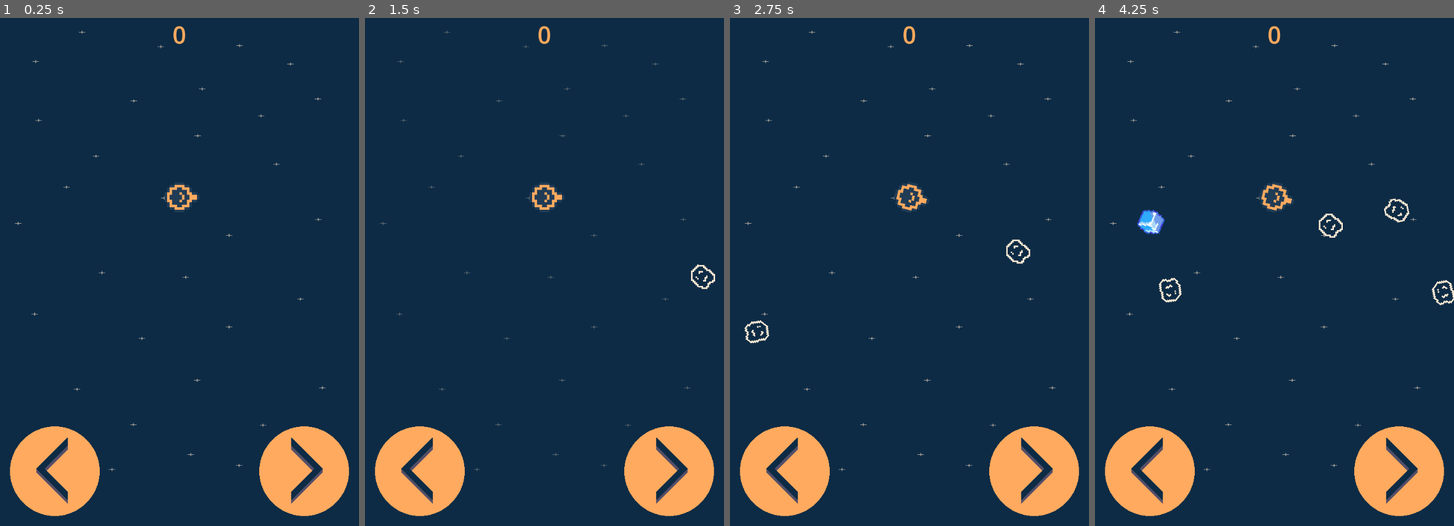
Above: before the commit, frames 1-4 (left to right).
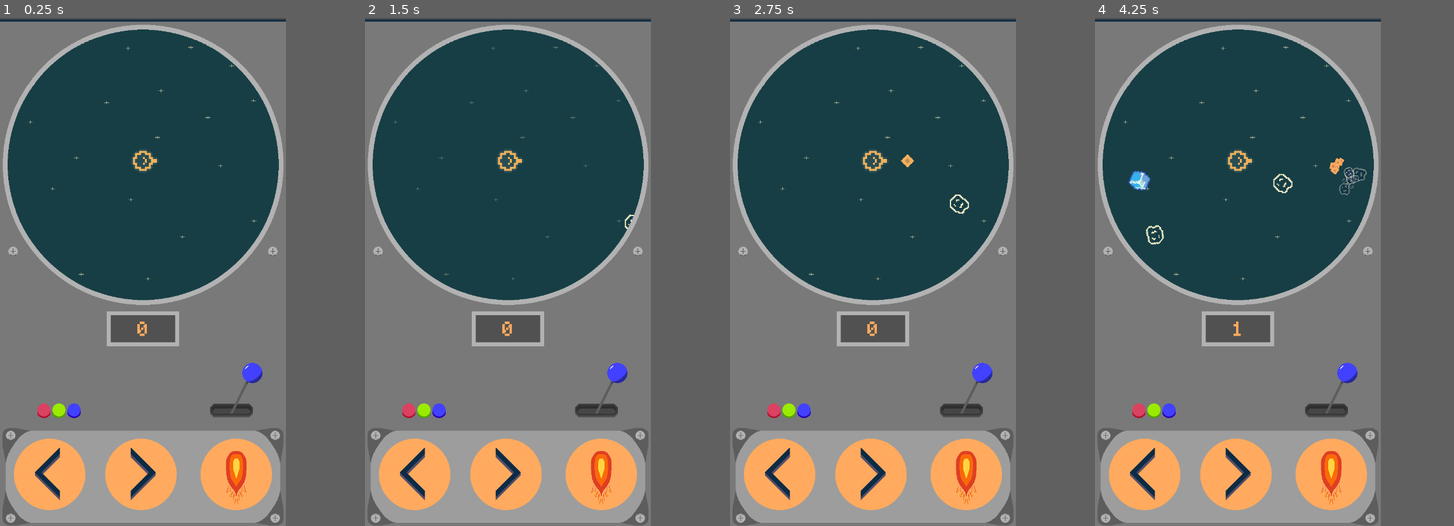
Above: after the commit, the same moments.

Repository: SickShortStick/MiniGames
Game: Godot game, scene res://Scenes/space_scene.tscn
The game is run twice, just before and just after one commit, with the same random seed, the same clock (stepped at 60 frames per second) and the same inputs.
Inputs (mouse positions are in pixels of both pictures, inside the frame that each line leads up to; where the layout moved, square brackets give the same spot in the first picture):
- Up to frame 1 (0.25 s): no input
- Up to frame 2 (1.5 s): click (426, 475) [418, 470] at 0.5 s; click (540, 475) [670, 470] at 1.25 s
- Up to frame 3 (2.75 s): click (1027, 475) at 2.02 s
- Up to frame 4 (4.25 s): click (1156, 475) [1148, 470] at 2.75 s; click (1270, 475) [1400, 470] at 3.5 s
In our replay, the window is 565x800 before the commit and 450x800 after it. These sizes can differ from the game's own. Grey fills any space a smaller window leaves; there, only what the larger window draws over its background counts as a difference.

The runs differ from the first frame. In frame 1, 49% of the frame differs, in the area x 0-98%, y 0-100%; in frame 2, 49%; in frame 3, 49%; in frame 4, 50%, in the area x 0-100%, y 0-100%.

Commit message:
changes to scripts and added sprites
changed the main look
added some debree
minecraft font

Diff:
--- /dev/null
+++ b/Scenes/bullet_debree.tscn
@@ -0,0 +1,25 @@
+[gd_scene load_steps=3 format=3 uid="uid://c8oklgg8tiidl"]
+
+[ext_resource type="Texture2D" uid="uid://bwbdlw5o74qjv" path="res://Assets/Sprites/bullet.svg" id="1_k3kkb"]
+
+[sub_resource type="Curve" id="Curve_x8gw3"]
+_data = [Vector2(0.0268456, 1), 0.0, 0.0, 0, 0, Vector2(0.734899, 0.809811), -0.73542, -0.73542, 0, 0, Vector2(1, 0), 0.0, 0.0, 0, 0]
+point_count = 3
+
+[node name="BulletDebree" type="CPUParticles2D"]
+emitting = false
+amount = 12
+texture = ExtResource("1_k3kkb")
+lifetime = 1.2
+one_shot = true
+explosiveness = 1.0
+randomness = 0.3
+direction = Vector2(0, 0)
+gravity = Vector2(0, 0)
+initial_velocity_min = 50.0
+initial_velocity_max = 100.0
+angular_velocity_max = 180.0
+damping_max = 120.0
+scale_amount_min = 0.1
+scale_amount_max = 0.7
+scale_amount_curve = SubResource("Curve_x8gw3")
--- a/Scenes/player.tscn
+++ b/Scenes/player.tscn
@@ -1,8 +1,44 @@
-[gd_scene load_steps=5 format=3 uid="uid://b0mh43o46ctdp"]
+[gd_scene load_steps=10 format=3 uid="uid://b0mh43o46ctdp"]
 
 [ext_resource type="Script" uid="uid://nwthljtj1f3p" path="res://Scripts/player.gd" id="1_cvnsp"]
-[ext_resource type="Texture2D" uid="uid://m55bqhd11jyq" path="res://Assets/Sprites/Player.svg" id="2_6t5aa"]
 [ext_resource type="PackedScene" uid="uid://ocglufk7owui" path="res://Scenes/bullet.tscn" id="2_vgqql"]
+[ext_resource type="Texture2D" uid="uid://cn5k8soq07mm4" path="res://Assets/Sprites/Player-Sheet.png" id="3_6t5aa"]
+
+[sub_resource type="AtlasTexture" id="AtlasTexture_vgqql"]
+atlas = ExtResource("3_6t5aa")
+region = Rect2(0, 0, 80, 80)
+
+[sub_resource type="AtlasTexture" id="AtlasTexture_fkybt"]
+atlas = ExtResource("3_6t5aa")
+region = Rect2(80, 0, 80, 80)
+
+[sub_resource type="AtlasTexture" id="AtlasTexture_x3wgy"]
+atlas = ExtResource("3_6t5aa")
+region = Rect2(160, 0, 80, 80)
+
+[sub_resource type="AtlasTexture" id="AtlasTexture_3smsa"]
+atlas = ExtResource("3_6t5aa")
+region = Rect2(240, 0, 80, 80)
+
+[sub_resource type="SpriteFrames" id="SpriteFrames_8erm5"]
+animations = [{
+"frames": [{
+"duration": 1.0,
+"texture": SubResource("AtlasTexture_vgqql")
+}, {
+"duration": 1.0,
+"texture": SubResource("AtlasTexture_fkybt")
+}, {
+"duration": 1.0,
+"texture": SubResource("AtlasTexture_x3wgy")
+}, {
+"duration": 1.0,
+"texture": SubResource("AtlasTexture_3smsa")
+}],
+"loop": false,
+"name": &"default",
+"speed": 5.0
+}]
 
 [sub_resource type="CircleShape2D" id="CircleShape2D_vgqql"]
 radius = 27.0185
@@ -13,11 +49,13 @@
 bullet_speed = 100
 BULLET_SCENE = ExtResource("2_vgqql")
 
-[node name="Sprite2D" type="Sprite2D" parent="."]
-texture = ExtResource("2_6t5aa")
+[node name="AnimatedSprite2D" type="AnimatedSprite2D" parent="."]
+sprite_frames = SubResource("SpriteFrames_8erm5")
 
 [node name="HitBox" type="CollisionShape2D" parent="."]
 shape = SubResource("CircleShape2D_vgqql")
 
 [node name="BulletPosition" type="Node2D" parent="."]
 position = Vector2(10, 0)
+
+[connection signal="body_entered" from="." to="." method="_on_body_entered"]
--- a/Scenes/space_scene.tscn
+++ b/Scenes/space_scene.tscn
@@ -7,6 +7,8 @@
 [ext_resource type="Theme" uid="uid://ojnu4qmpjlkl" path="res://Themes/UI.tres" id="4_vqv81"]
 [ext_resource type="Texture2D" uid="uid://cryn0qcm3ubvn" path="res://Assets/Sprites/BackGround-Sheet.png" id="5_dxw6d"]
 [ext_resource type="Texture2D" uid="uid://cilb0pxekwcni" path="res://Assets/Sprites/Button.svg" id="6_jq4nj"]
+[ext_resource type="Texture2D" uid="uid://c6xbv1kl7nbxl" path="res://Assets/Sprites/ShootButton.png" id="8_124nk"]
+[ext_resource type="Texture2D" uid="uid://tyf5t3qnymt2" path="res://Assets/Sprites/ForeGround.png" id="9_hu4ar"]
 
 [sub_resource type="Curve2D" id="Curve2D_mvba5"]
 _data = {
@@ -82,13 +84,6 @@
 [node name="SpawnLine" type="PathFollow2D" parent="Path2D"]
 rotation = 1.5708
 
-[node name="BackGround" type="AnimatedSprite2D" parent="."]
-z_index = -10
-z_as_relative = false
-position = Vector2(360, 510)
-sprite_frames = SubResource("SpriteFrames_2anaj")
-autoplay = "default"
-
 [node name="GUI" type="CanvasLayer" parent="."]
 
 [node name="Control" type="Control" parent="GUI"]
@@ -98,6 +93,7 @@
 anchor_bottom = 1.0
 grow_horizontal = 2
 grow_vertical = 2
+size_flags_vertical = 3
 mouse_filter = 2
 theme = ExtResource("4_vqv81")
 
@@ -107,8 +103,9 @@
 anchor_left = 0.5
 anchor_right = 0.5
 offset_left = -20.0
+offset_top = 756.0
 offset_right = 20.0
-offset_bottom = 67.0
+offset_bottom = 823.0
 grow_horizontal = 2
 text = "0"
 horizontal_alignment = 1
@@ -121,20 +118,26 @@
 anchor_top = 1.0
 anchor_right = 0.5
 anchor_bottom = 1.0
-offset_left = -360.0
-offset_top = -180.0
-offset_right = 360.0
+offset_left = -365.0
+offset_top = -220.0
+offset_right = 365.0
+offset_bottom = -20.0
 grow_horizontal = 2
 grow_vertical = 0
 
 [node name="BtnGroup" type="HBoxContainer" parent="GUI/Control/MarginContainer"]
 layout_mode = 2
+theme_override_constants/separation = 60
 
-[node name="TextureRect" type="TextureRect" parent="GUI/Control/MarginContainer/BtnGroup"]
+[node name="HBoxContainer" type="HBoxContainer" parent="GUI/Control/MarginContainer/BtnGroup"]
+layout_mode = 2
+theme_override_constants/separation = 50
+
+[node name="TextureRect" type="TextureRect" parent="GUI/Control/MarginContainer/BtnGroup/HBoxContainer"]
 layout_mode = 2
 texture = ExtResource("6_jq4nj")
 
-[node name="LeftBtn" type="Button" parent="GUI/Control/MarginContainer/BtnGroup/TextureRect"]
+[node name="LeftBtn" type="Button" parent="GUI/Control/MarginContainer/BtnGroup/HBoxContainer/TextureRect"]
 layout_mode = 1
 anchors_preset = 15
 anchor_right = 1.0
@@ -142,12 +145,12 @@
 grow_horizontal = 2
 grow_vertical = 2
 
-[node name="TextureRect2" type="TextureRect" parent="GUI/Control/MarginContainer/BtnGroup"]
+[node name="TextureRect2" type="TextureRect" parent="GUI/Control/MarginContainer/BtnGroup/HBoxContainer"]
 layout_mode = 2
 texture = ExtResource("6_jq4nj")
 flip_h = true
 
-[node name="RightBtn" type="Button" parent="GUI/Control/MarginContainer/BtnGroup/TextureRect2"]
+[node name="RightBtn" type="Button" parent="GUI/Control/MarginContainer/BtnGroup/HBoxContainer/TextureRect2"]
 layout_mode = 1
 anchors_preset = 15
 anchor_right = 1.0
@@ -155,9 +158,37 @@
 grow_horizontal = 2
 grow_vertical = 2
 
+[node name="TextureRect3" type="TextureRect" parent="GUI/Control/MarginContainer/BtnGroup"]
+layout_mode = 2
+texture = ExtResource("8_124nk")
+
+[node name="ShootButton" type="Button" parent="GUI/Control/MarginContainer/BtnGroup/TextureRect3"]
+layout_mode = 1
+anchors_preset = 15
+anchor_right = 1.0
+anchor_bottom = 1.0
+grow_horizontal = 2
+grow_vertical = 2
+
+[node name="BackGround" type="AnimatedSprite2D" parent="."]
+z_index = -10
+z_as_relative = false
+position = Vector2(360, 644)
+scale = Vector2(1.00278, 1.25392)
+sprite_frames = SubResource("SpriteFrames_2anaj")
+autoplay = "default"
+
+[node name="ForeGround" type="Sprite2D" parent="."]
+position = Vector2(360, 649.5)
+texture = ExtResource("9_hu4ar")
+
+[node name="Camera2D" type="Camera2D" parent="."]
+position = Vector2(360, 640)
+
 [connection signal="timeout" from="AsteroidSpawner/SpawnerTimer" to="AsteroidSpawner" method="_on_spawner_timer_timeout"]
 [connection signal="timeout" from="PowerUpSpawner/PowerUpTimer" to="PowerUpSpawner" method="_on_power_up_timer_timeout"]
-[connection signal="button_down" from="GUI/Control/MarginContainer/BtnGroup/TextureRect/LeftBtn" to="Player" method="_on_left_btn_button_down"]
-[connection signal="button_up" from="GUI/Control/MarginContainer/BtnGroup/TextureRect/LeftBtn" to="Player" method="_on_left_btn_button_up"]
-[connection signal="button_down" from="GUI/Control/MarginContainer/BtnGroup/TextureRect2/RightBtn" to="Player" method="_on_right_btn_button_down"]
-[connection signal="button_up" from="GUI/Control/MarginContainer/BtnGroup/TextureRect2/RightBtn" to="Player" method="_on_right_btn_button_up"]
+[connection signal="button_down" from="GUI/Control/MarginContainer/BtnGroup/HBoxContainer/TextureRect/LeftBtn" to="Player" method="_on_left_btn_button_down"]
+[connection signal="button_up" from="GUI/Control/MarginContainer/BtnGroup/HBoxContainer/TextureRect/LeftBtn" to="Player" method="_on_left_btn_button_up"]
+[connection signal="button_down" from="GUI/Control/MarginContainer/BtnGroup/HBoxContainer/TextureRect2/RightBtn" to="Player" method="_on_right_btn_button_down"]
+[connection signal="button_up" from="GUI/Control/MarginContainer/BtnGroup/HBoxContainer/TextureRect2/RightBtn" to="Player" method="_on_right_btn_button_up"]
+[connection signal="pressed" from="GUI/Control/MarginContainer/BtnGroup/TextureRect3/ShootButton" to="Player" method="_on_shoot_button_pressed"]
--- /dev/null
+++ b/Scripts/back_ground.gd
@@ -0,0 +1,15 @@
+extends AnimatedSprite2D
+
+
+@export var base_size := Vector2(720, 1280)
+
+
+func _ready():
+	_resize()
+	get_viewport().connect("size_changed", Callable(self, "_resize"))
+
+func _resize():
+	var viewport = Vector2(get_viewport().size)
+	# Full-screen stretch (may distort aspect ratio)
+	scale = viewport / base_size
+	print(scale, viewport)
--- a/Scripts/bullet.gd
+++ b/Scripts/bullet.gd
@@ -11,7 +11,7 @@
 		movement.get_collider().call("queue_free")
 		queue_free()
 		get_parent().scored()
-		get_parent().spawn_debree(asteroid_position, position.direction_to(asteroid_position))
+		get_parent().spawn_debree(asteroid_position, position, position.direction_to(asteroid_position))
 	elif movement and movement.get_collider():
 		movement.get_collider().queue_free()
 		for asteroid in get_tree().get_nodes_in_group("Asteroids"):
--- a/Scripts/player.gd
+++ b/Scripts/player.gd
@@ -5,8 +5,10 @@
 @export var bullet_speed =  20
 @export var BULLET_SCENE : PackedScene
 @onready var bullet_position: Node2D = $BulletPosition
+@onready var animated_sprite_2d: AnimatedSprite2D = $AnimatedSprite2D
 
 
+var health = 3
 var rotation_direction = 0
 
 
@@ -20,6 +22,15 @@
 	bullet.position = bullet_position.global_position
 	bullet.rotation_degrees = rotation_degrees
 	add_sibling(bullet)
+
+
+func take_damage():
+	health -= 1
+	animated_sprite_2d.frame += 1
+
+
+func lose():
+	Engine.time_scale = 0
 
 
 func _on_right_btn_button_up() -> void:
@@ -36,3 +47,15 @@
 
 func _on_right_btn_button_down() -> void:
 	rotation_direction = 1
+
+
+func _on_shoot_button_pressed() -> void:
+	shoot()
+
+
+func _on_body_entered(body: Node2D) -> void:
+	if body.is_in_group("Asteroids"):
+		body.queue_free()
+		take_damage()
+		if health == 0:
+			lose()
--- a/Scripts/space_scene.gd
+++ b/Scripts/space_scene.gd
@@ -4,6 +4,13 @@
 var score = 0
 @onready var score_label: Label = $GUI/Control/ScoreLabel
 const DEBREE = preload("res://Scenes/debree.tscn")
+const BULLET_DEBREE = preload("res://Scenes/bullet_debree.tscn")
+
+@onready var cam = $Camera2D
+@onready var screen_size = get_viewport().size
+@onready var top_edge = cam.global_position.y - screen_size.y * 0.5 * cam.zoom.y
+@onready var left_edge = cam.global_position.x - screen_size.x * 0.5 * cam.zoom.x
+
 
 
 func scored():
@@ -11,11 +18,17 @@
 	score_label.set_text(str(score))
 
 
-func spawn_debree(spawn_position: Vector2, direction: Vector2):
+func spawn_debree(asteroid_debree_spawn_position: Vector2, bullet_debree_spawn_position: Vector2, direction: Vector2):
 	var debree : CPUParticles2D = DEBREE.instantiate()
+	var bullet_debree : CPUParticles2D = BULLET_DEBREE.instantiate()
+	bullet_debree.emitting = true
+	bullet_debree.direction = direction
+	bullet_debree.position = bullet_debree_spawn_position
 	debree.emitting = true
 	debree.direction = direction
-	debree.position = spawn_position
+	debree.position = asteroid_debree_spawn_position
+	add_child(bullet_debree)
 	add_child(debree)
-	await debree.finished
+	await debree.finished and bullet_debree.finished
 	debree.queue_free()
+	bullet_debree.queue_free()
--- a/Themes/UI.tres
+++ b/Themes/UI.tres
@@ -1,4 +1,6 @@
-[gd_resource type="Theme" load_steps=5 format=3 uid="uid://ojnu4qmpjlkl"]
+[gd_resource type="Theme" load_steps=6 format=3 uid="uid://ojnu4qmpjlkl"]
+
+[ext_resource type="FontFile" uid="uid://d3uiaad001jpi" path="res://Assets/Font/Minecraft.ttf" id="1_0whwl"]
 
 [sub_resource type="StyleBoxEmpty" id="StyleBoxEmpty_ug1e5"]
 
@@ -13,9 +15,9 @@
 Button/styles/hover = SubResource("StyleBoxEmpty_0whwl")
 Button/styles/normal = SubResource("StyleBoxEmpty_2klf8")
 Button/styles/pressed = SubResource("StyleBoxEmpty_f40ue")
-HBoxContainer/constants/separation = 320
 Label/colors/font_color = Color(1, 0.666667, 0.364706, 1)
 Label/font_sizes/font_size = 48
+Label/fonts/font = ExtResource("1_0whwl")
 MarginContainer/constants/margin_bottom = 20
 MarginContainer/constants/margin_left = 40
 MarginContainer/constants/margin_right = 40
--- a/project.godot
+++ b/project.godot
@@ -18,8 +18,9 @@
 [display]
 
 window/size/viewport_width=720
-window/size/viewport_height=1020
+window/size/viewport_height=1280
 window/stretch/mode="viewport"
+window/stretch/aspect="expand"
 window/handheld/orientation=1
 
 [global_group]
@@ -44,8 +45,13 @@
 ]
 }
 
+[input_devices]
+
+pointing/emulate_touch_from_mouse=true
+
 [rendering]
 
 textures/canvas_textures/default_texture_filter=0
 renderer/rendering_method="gl_compatibility"
 renderer/rendering_method.mobile="gl_compatibility"
+textures/vram_compression/import_etc2_astc=true
Binary file added: Assets/Font/Minecraft.ttf
Not shown, added: Assets/Font/Minecraft.ttf.import
Binary file added: Assets/Sprites/ForeGround.png
Not shown, added: Assets/Sprites/ForeGround.png.import
Binary file added: Assets/Sprites/Player-Sheet.png
Not shown, added: Assets/Sprites/Player-Sheet.png.import
Binary file added: Assets/Sprites/ShootButton.png
Not shown, added: Assets/Sprites/ShootButton.png.import
Not shown: 1 places in Scenes/space_scene.tscn that only renumber resources
Not shown, added: Scripts/back_ground.gd.uid
Not shown, added: export_presets.cfg
Not shown, changed: .DS_Store
(and 1 more such lines)
